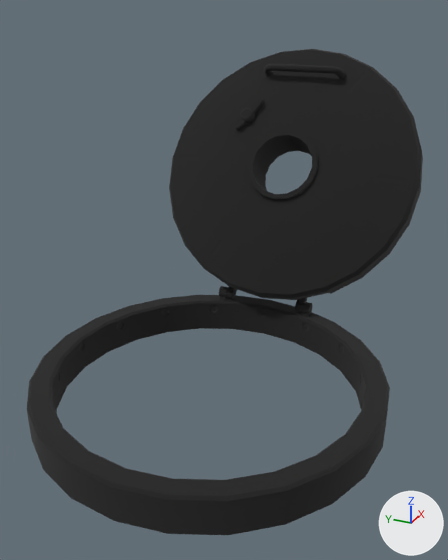
The Blender file Models/Props/FreeIva_Hatch_Round_Size1.blend as it was, and as the next commit left it.
One viewpoint serves both versions: a 50 mm lens placed at (-1.27, -0.615, 0.936), pointed at (0.116, 0.009, 0.243). Arrows for +X, +Y and +Z are at lower right; the lights stay in place. Both versions are drawn at frame 50 of the action 'OpenAnim'; the numbers are the values there.

Names of what the first picture shows: 'Hatch_Size1_Door', 'Hatch_Size1_Frame'.
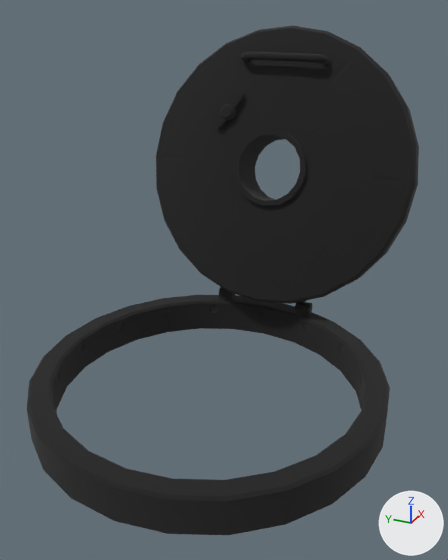
Commit message: reduce hatch opening angle slightly

Changed parts and their boxes (x1, y1, x2, y2) in the pictures (448 x 560 px):
'Hatch_Size1_Door', turned: before (169, 49, 423, 312); after (156, 26, 419, 312)
'handle_exterior.001', turned: before (234, 97, 264, 130); after (215, 92, 244, 128)

What changed in the scene script:
```text
Change ob_hatch_size1_door:
    ob_hatch_size1_door.rotation_euler: (0.0, 0.0, 2.129) -> (0.0, 0.0, 1.853)  # degrees (0, 0, 122) -> degrees (0, 0, 106)
```
